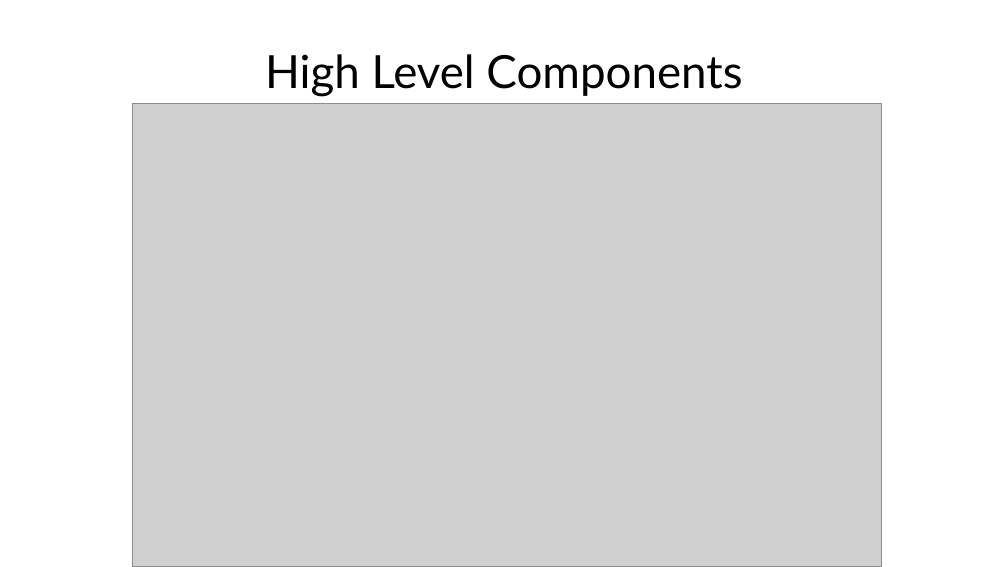
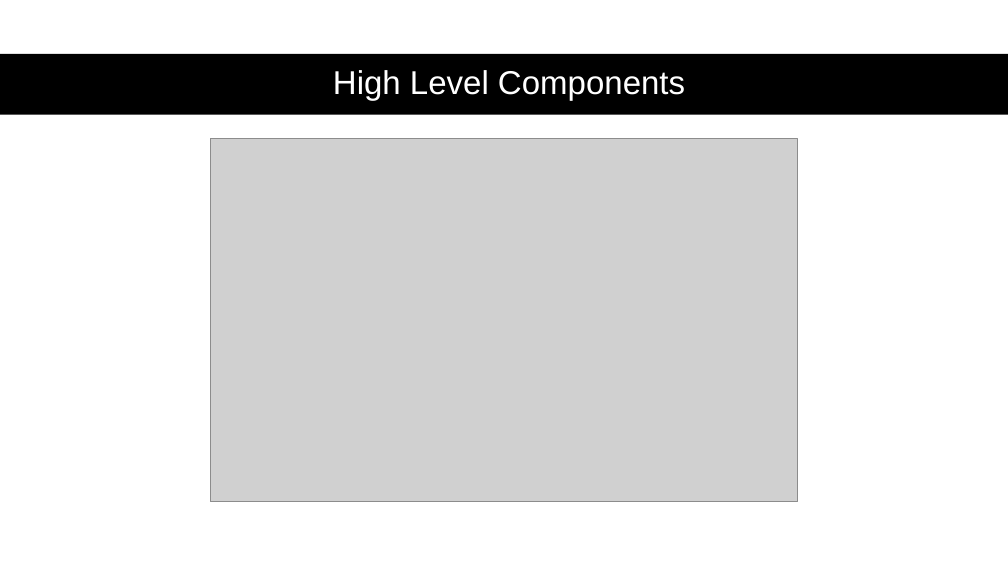
Before and after one commit to nicoDs96/recipes-SE, a slide deck: slide 4 of MACC APP SLIDES/tuna_pres.pptx. Drawn at 1008x567 pixels with LibreOffice and Linux fonts; fonts in the diff are those of the drawing; grey boxes stand for pictures. Boxes give left, top, right and bottom in pixels: in the first picture for what was removed or moved away, otherwise in the second. Text is boxed around its words. In the diff, an @@ line names an element or a change of style, - is before the commit and + after.

Commit message:
style slides

```diff
--- a/MACC APP SLIDES/tuna_pres.pptx
+++ b/MACC APP SLIDES/tuna_pres.pptx
@@ rectangle added at [0,54,1008,115], fill #000000 @@
@@ text "High Level Components": place and size @@
-text "High Level Components" at [265,54,742,97]
+text "High Level Components" at [333,70,685,101]
@@ text "High Level Components" at [333,70,685,101]: size 36 to 26 pt, font Lato to Arial, text colour #000000 to #FFFFFF; line spacing 1 to 0.9; more space between paragraphs @@
@@ picture: place and size @@
-picture at [133,103,882,567]
+picture at [210,138,799,501]
```
Also in this commit, not shown: 6 other slides changed.
